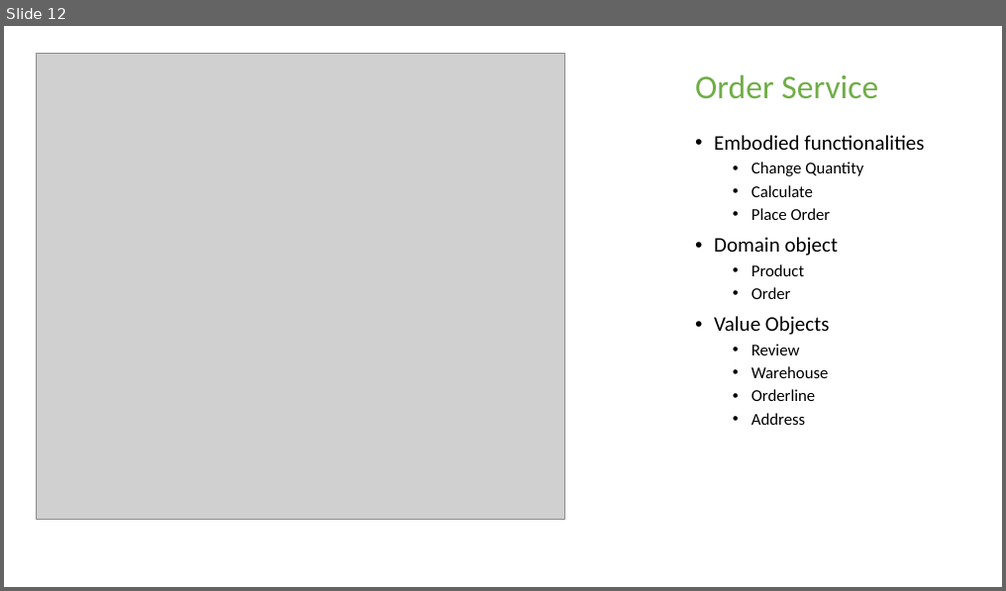
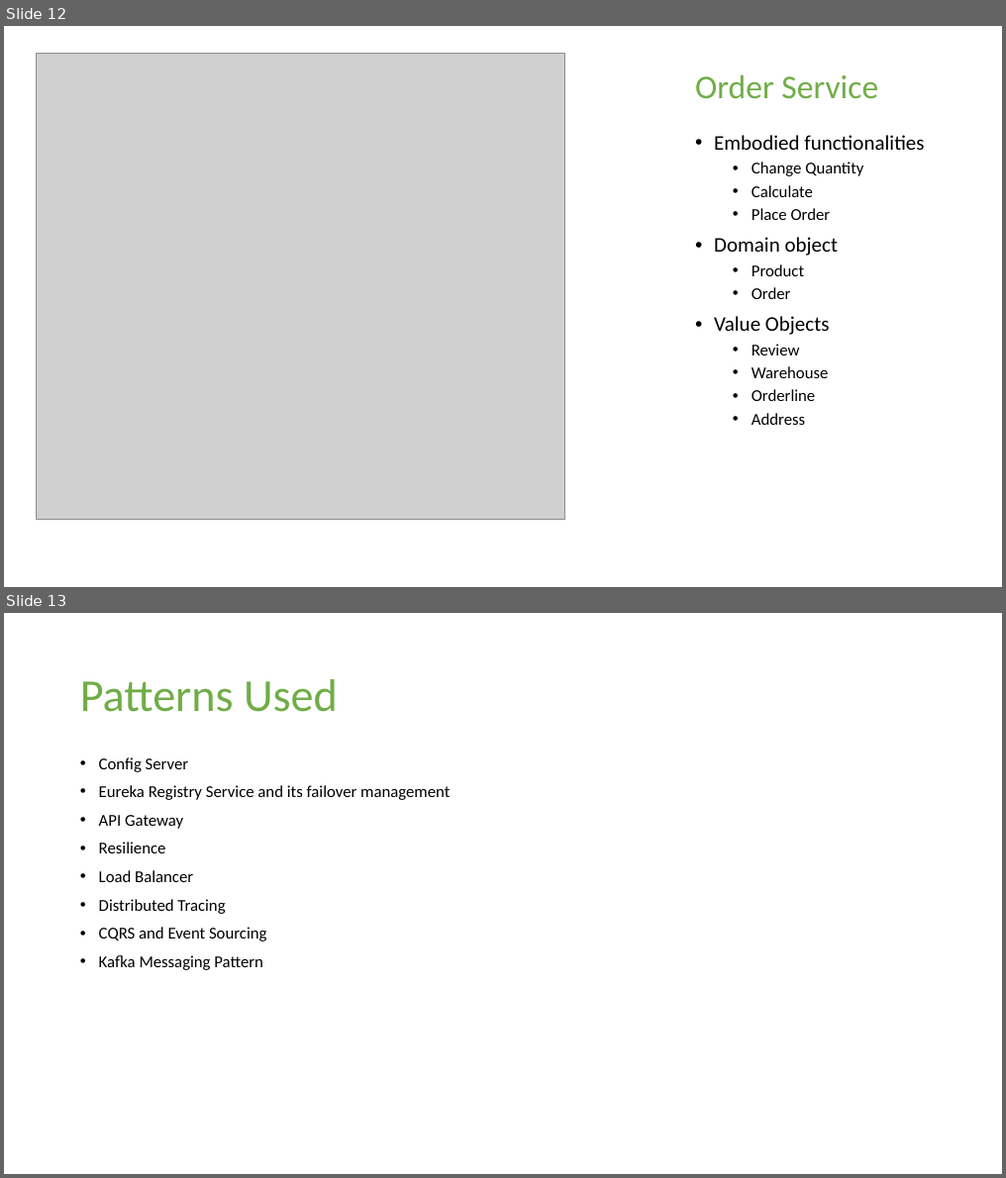
Before and after one commit to Technomax/Swa.WebStore, a slide deck: Documents/WebStore Presentation.pptx. Shown one above the other, each under a label of ours: slide 12 before the commit, slides 12 and 13 after it. The pictures are 1006x591 and 1006x1178 pixels, drawn with LibreOffice and Linux fonts; fonts in the diff are those of the drawing; grey boxes stand for pictures; background and template pictures are left out. Boxes give left, top, right and bottom in pixels: in the first picture for what was removed or moved away, otherwise in the second. Text is boxed around its words. In the diff, an @@ line names an element or a change of style, - is before the commit and + after.

```diff
--- a/Documents/WebStore Presentation.pptx
+++ b/Documents/WebStore Presentation.pptx
@@ slide 13 added at (4,613,1002,1174), background picture (left out) @@
@@ title added at (80,679,338,712), 44 pt, text #70AD47 @@
+Patterns Used
@@ text added at (99,758,450,970), 16 pt, text #000000 @@
+• Config Server
+• Eureka Registry Service and its failover management
+• API Gateway
+• Resilience
+• Load Balancer
+• Distributed Tracing
+• CQRS and Event Sourcing
+• Kafka Messaging Pattern
```
Also in this commit, not shown: 3 other slides added, 4 other files.
